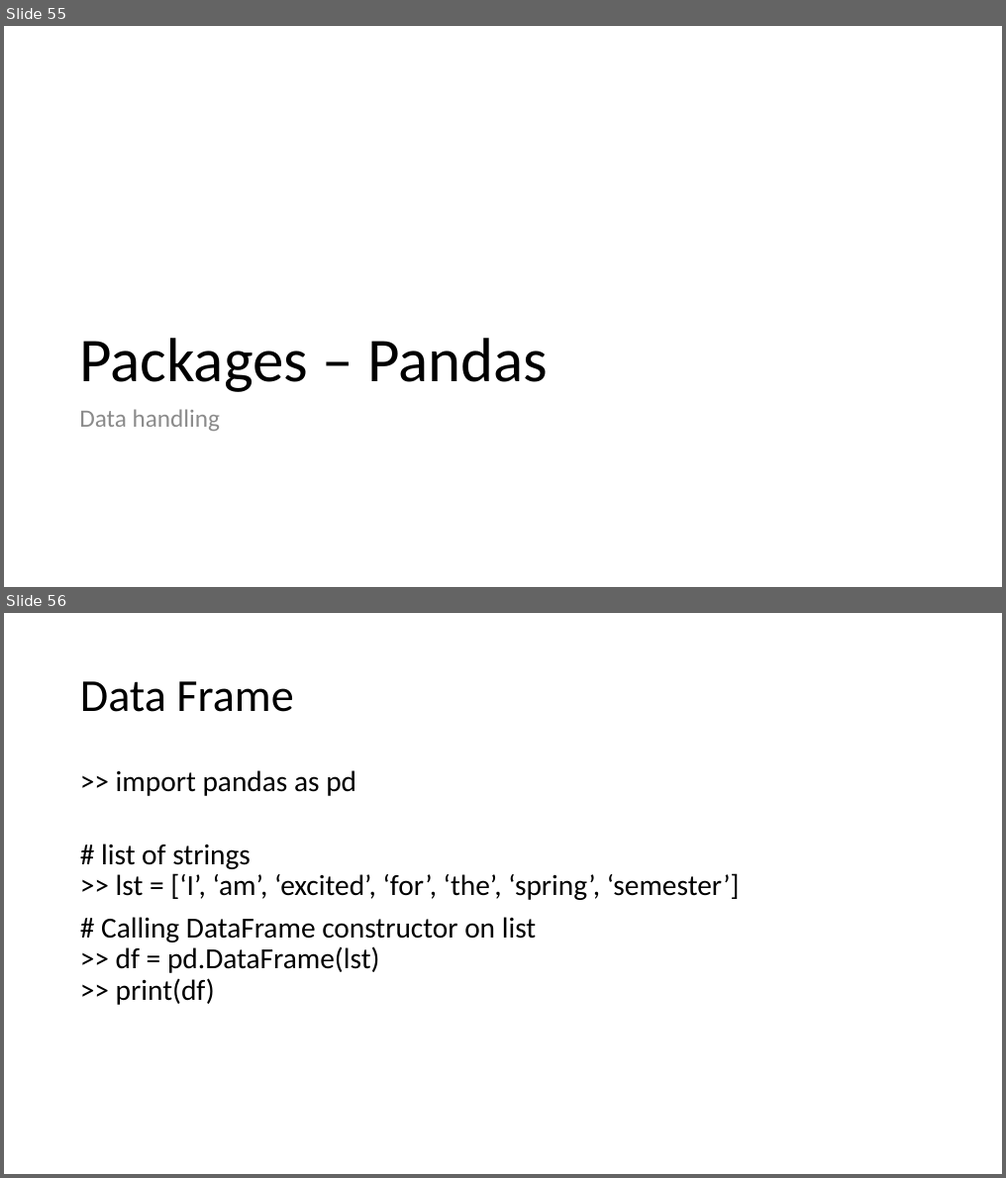
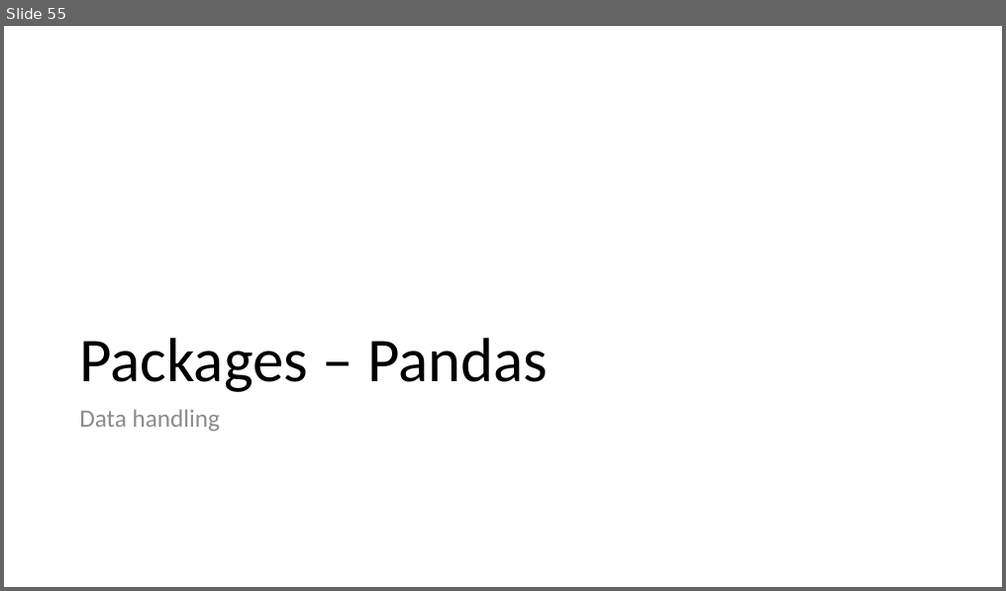
Before and after one commit to predictivemodeling/predictivemodeling.github.io, a slide deck: Lectures/Lecture-1.pptx. Shown one above the other, each under a label of ours: slides 55 and 56 before the commit, slide 55 after it. The pictures are 1006x1178 and 1006x591 pixels, drawn with LibreOffice and Linux fonts; fonts in the diff are those of the drawing. Boxes give left, top, right and bottom in pixels: in the first picture for what was removed or moved away, otherwise in the second. Text is boxed around its words. In the diff, an @@ line names an element or a change of style, - is before the commit and + after.

```diff
--- a/Lectures/Lecture-1.pptx
+++ b/Lectures/Lecture-1.pptx
@@ slide 56 removed at [4, 613, 1002, 1174], background #FFFFFF @@
@@ title removed at [80, 681, 293, 712] @@
-Data Frame
@@ text removed at [101, 770, 740, 1005] @@
->> import pandas as pd
-# list of strings
->> lst = [‘I’, ‘am’, ‘excited’, ‘for’, ‘the’, ‘spring’, ‘semester’]
-# Calling DataFrame constructor on list
->> df = pd.DataFrame(lst)
->> print(df)
```
Also in this commit, not shown: 3 slides changed, 2 other slides removed.
